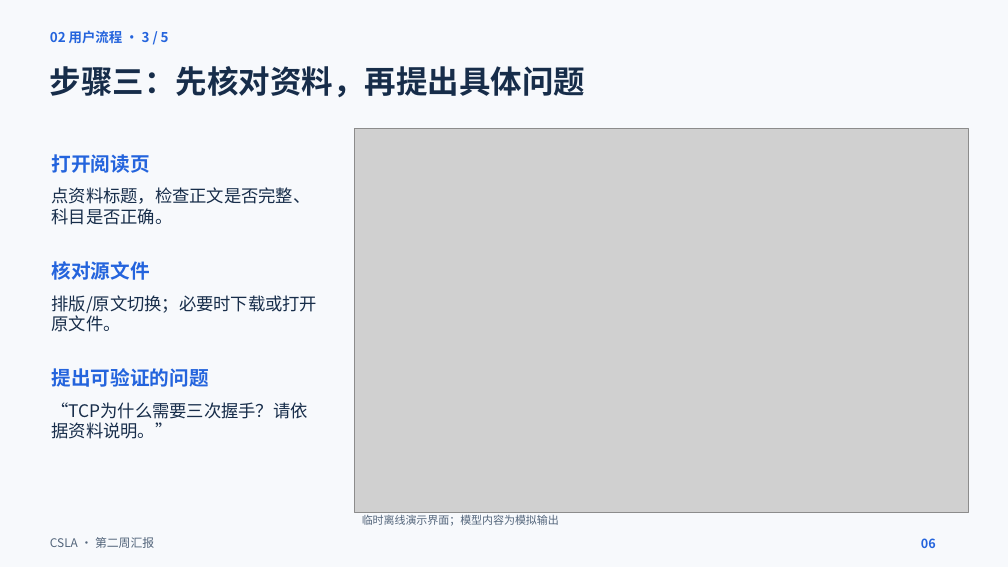
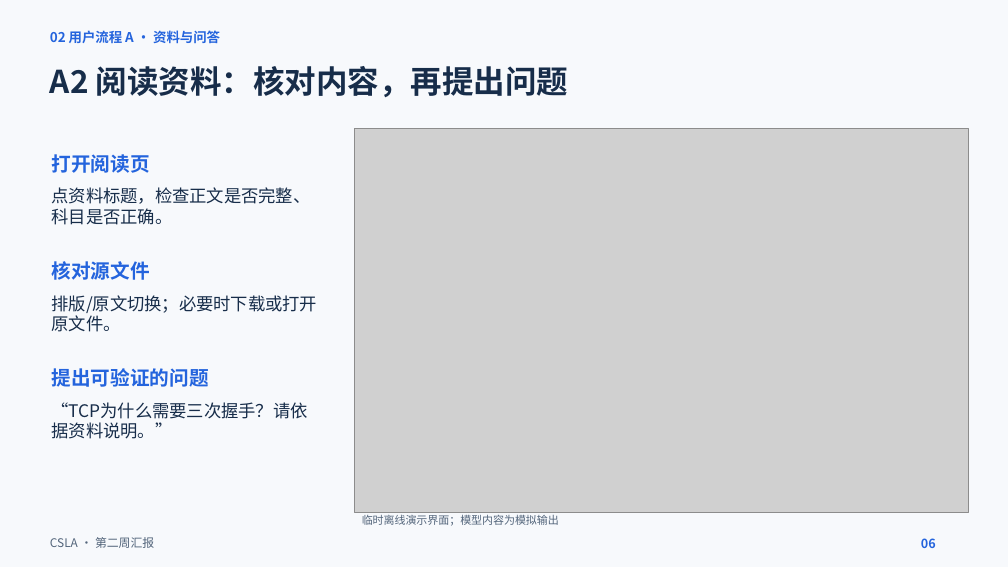
Before and after one commit to KnightofAltria/AIassistant, a slide deck: slide 6 of 文档/汇报内容/第二周汇报/第二周汇报.pptx. Drawn at 1008x567 pixels with LibreOffice and Linux fonts; fonts in the diff are those of the drawing; grey boxes stand for pictures. Boxes give left, top, right and bottom in pixels: in the first picture for what was removed or moved away, otherwise in the second. Text is boxed around its words. In the diff, an @@ line names an element or a change of style, - is before the commit and + after.

Commit message:
docs: 拆分两条用户流程并详解科目学习操作

```diff
--- a/文档/汇报内容/第二周汇报/第二周汇报.pptx
+++ b/文档/汇报内容/第二周汇报/第二周汇报.pptx
@@ text at box(50, 30, 220, 43): text changed @@
-02 用户流程 · 3 / 5
+02 用户流程 A · 资料与问答
@@ text at box(50, 66, 568, 97): text changed @@
-步骤三：先核对资料，再提出具体问题
+A2 阅读资料：核对内容，再提出问题
```
Also in this commit, not shown: 13 other slides changed, 4 slides added.
